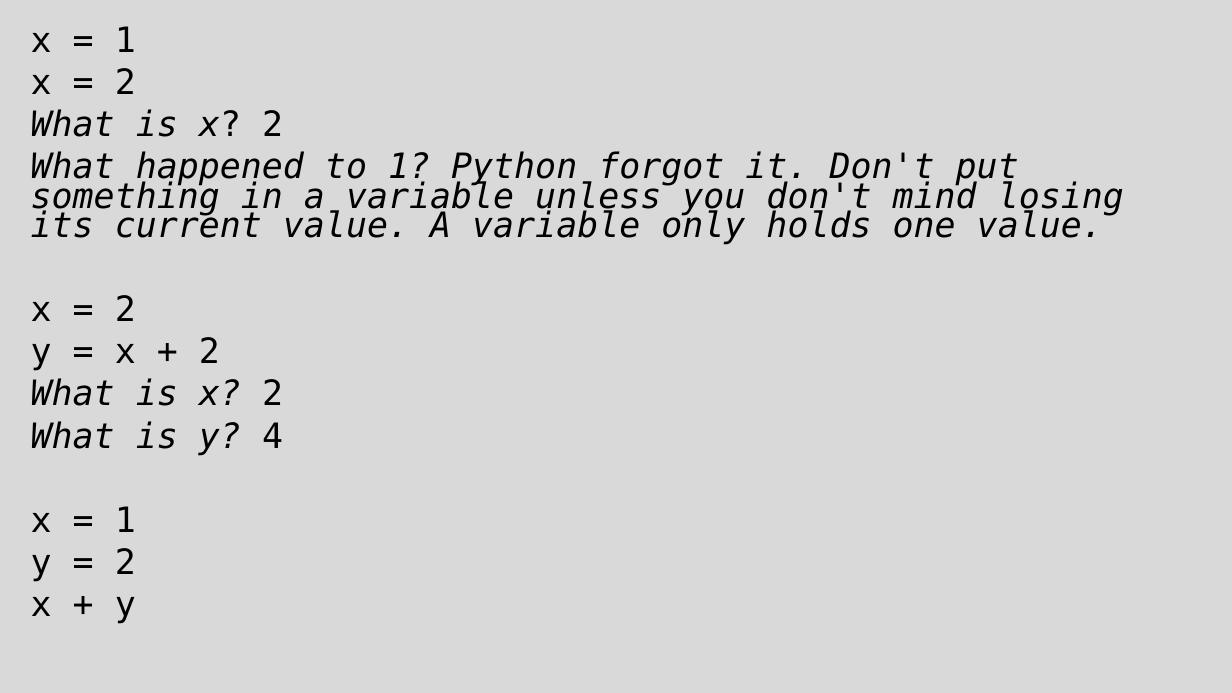
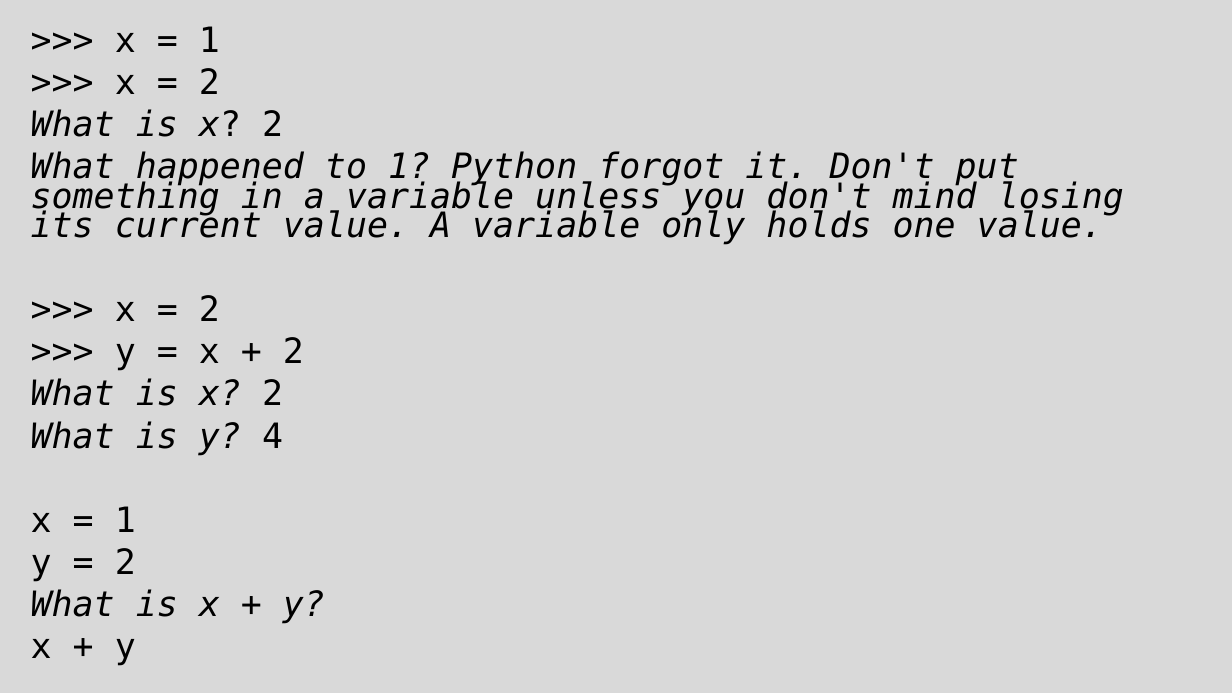
Before and after one commit to grimmelm/ctech404, a slide deck: slide 22 of ctech401/module_2/CTECH401 Module 2 - Variables.pptx (slide 21 before the commit). Drawn at 1232x693 pixels with LibreOffice and Linux fonts; fonts in the diff are those of the drawing. Boxes give left, top, right and bottom in pixels: in the first picture for what was removed or moved away, otherwise in the second. Text is boxed around its words. In the diff, an @@ line names an element or a change of style, - is before the commit and + after.

```diff
--- a/ctech401/module_2/CTECH401 Module 2 - Variables.pptx
+++ b/ctech401/module_2/CTECH401 Module 2 - Variables.pptx
@@ text at [115,26,220,94]: text changed @@
-x = 1
-x = 2
+>>> x = 1
+>>> x = 2
@@ text at [115,295,304,371]: text changed @@
-x = 2
-y = x + 2
+>>> x = 2
+>>> y = x + 2
@@ text at [31,589,325,624]: paragraph added @@
+What is x + y?
```
Also in this commit, not shown: 7 other slides changed, 3 slides added, 2 slides removed, 2 other files.
